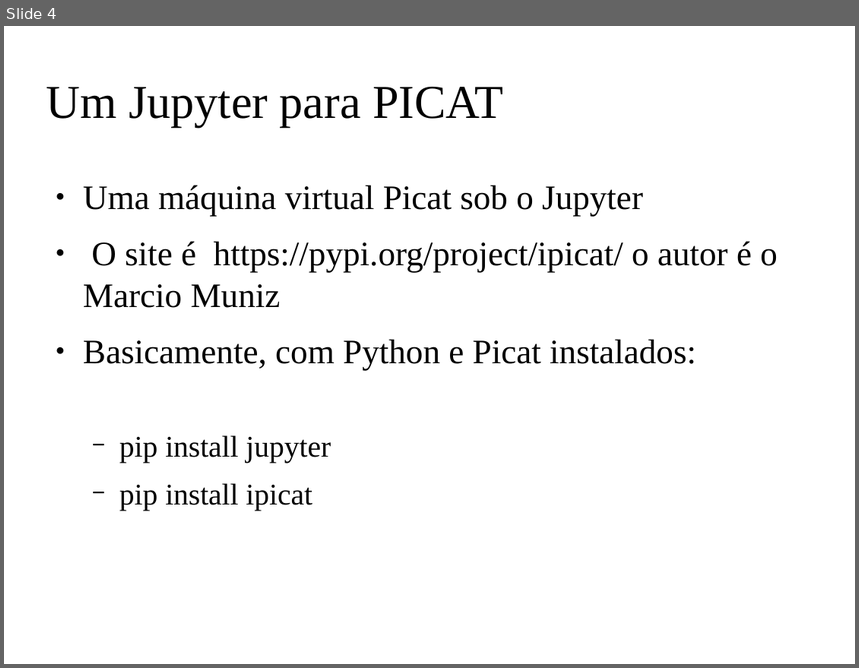
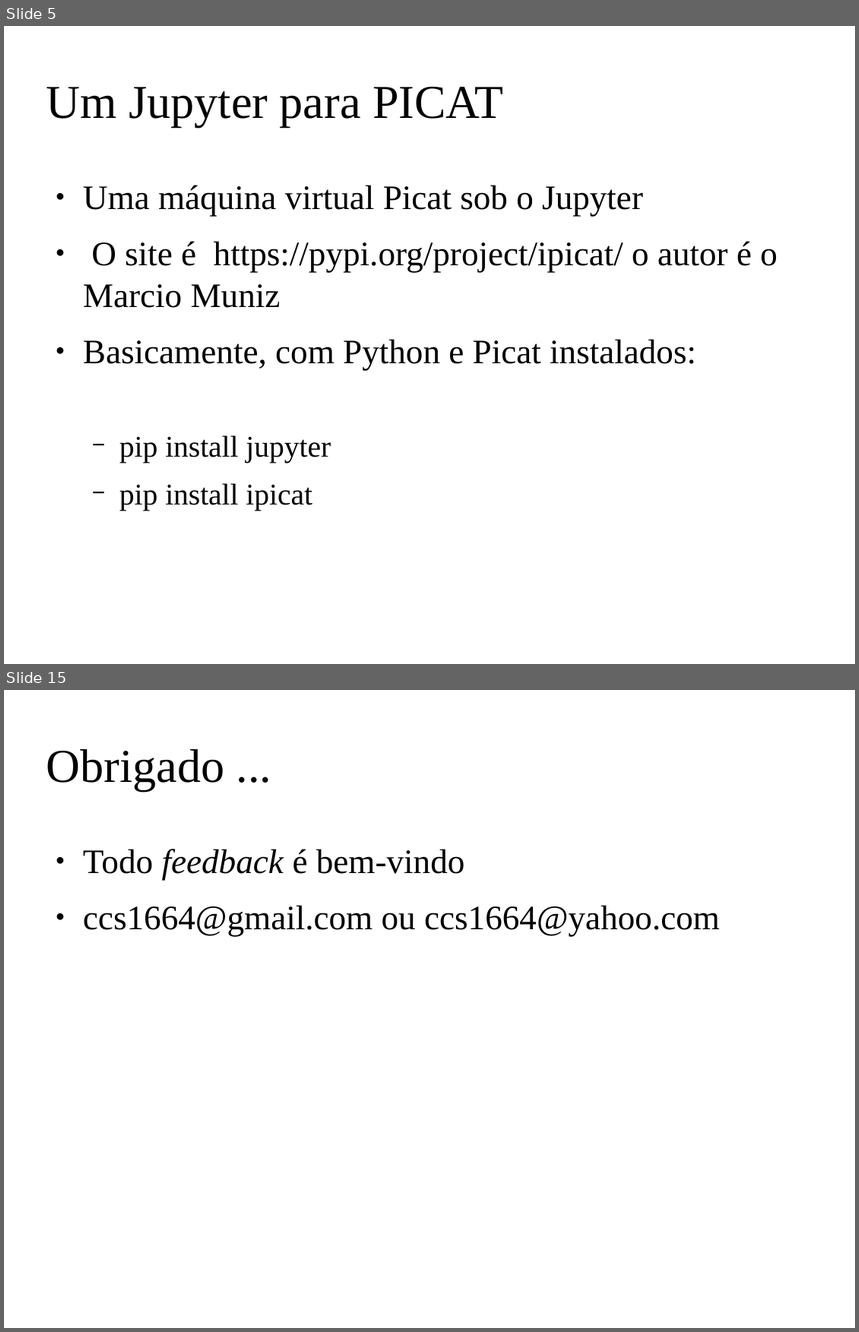
Before and after one commit to claudiosa/CCS, a slide deck: picat/YOUTUBE_dfs_jupyter_picat/slides_picat_jupyter_dfs.odp. Shown one above the other, each under a label of ours: slide 4 before the commit, slides 5 and 15 after it; the slides between them are not shown. The pictures are 859x668 and 859x1332 pixels, drawn with LibreOffice and Linux fonts; fonts in the diff are those of the drawing; background and template pictures are left out. Boxes give left, top, right and bottom in pixels: in the first picture for what was removed or moved away, otherwise in the second. Text is boxed around its words. In the diff, an @@ line names an element or a change of style, - is before the commit and + after.

```diff
--- a/picat/YOUTUBE_dfs_jupyter_picat/slides_picat_jupyter_dfs.odp
+++ b/picat/YOUTUBE_dfs_jupyter_picat/slides_picat_jupyter_dfs.odp
@@ slide 15 added at [4,690,855,1328], background picture (left out) @@
@@ title added at [47,749,224,791], 44 pt, text #000000 @@
+Obrigado ...
@@ text added at [83,849,720,937], 32 pt, text #000000 @@
+● Todo feedback é bem-vindo
+● ccs1664@gmail.com ou ccs1664@yahoo.com
@@ what was slide 4 is now slide 5 @@
```
Also in this commit, not shown: 6 slides changed, 6 other slides added, 13 slides removed, 20 other files.
